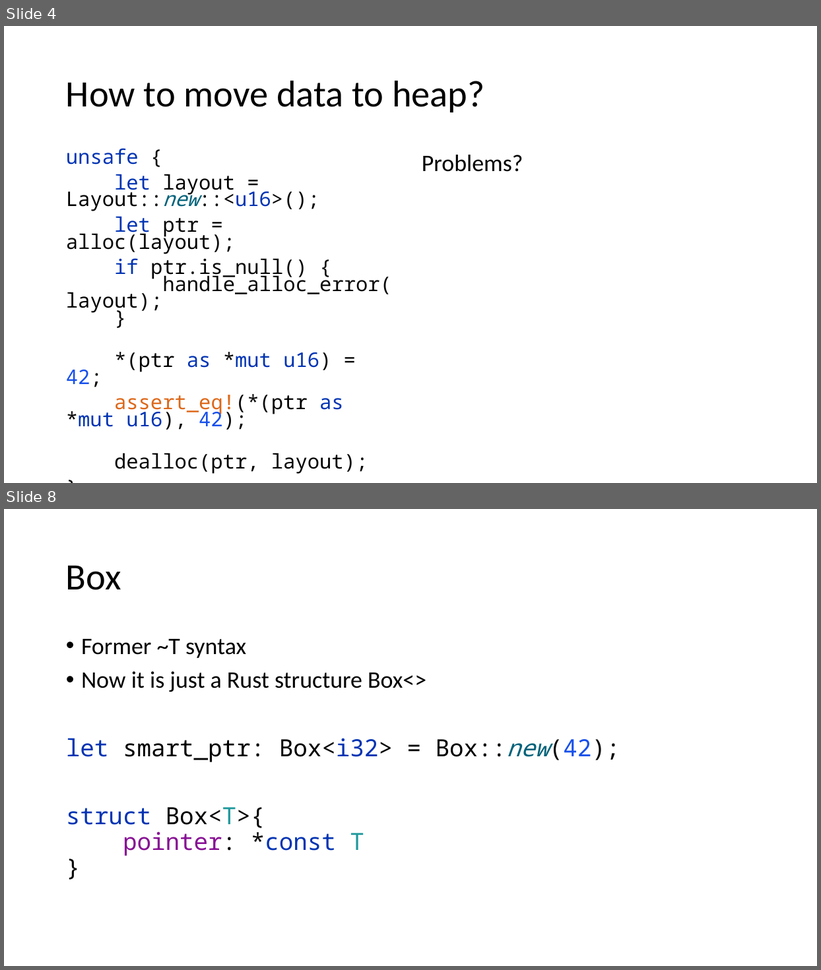
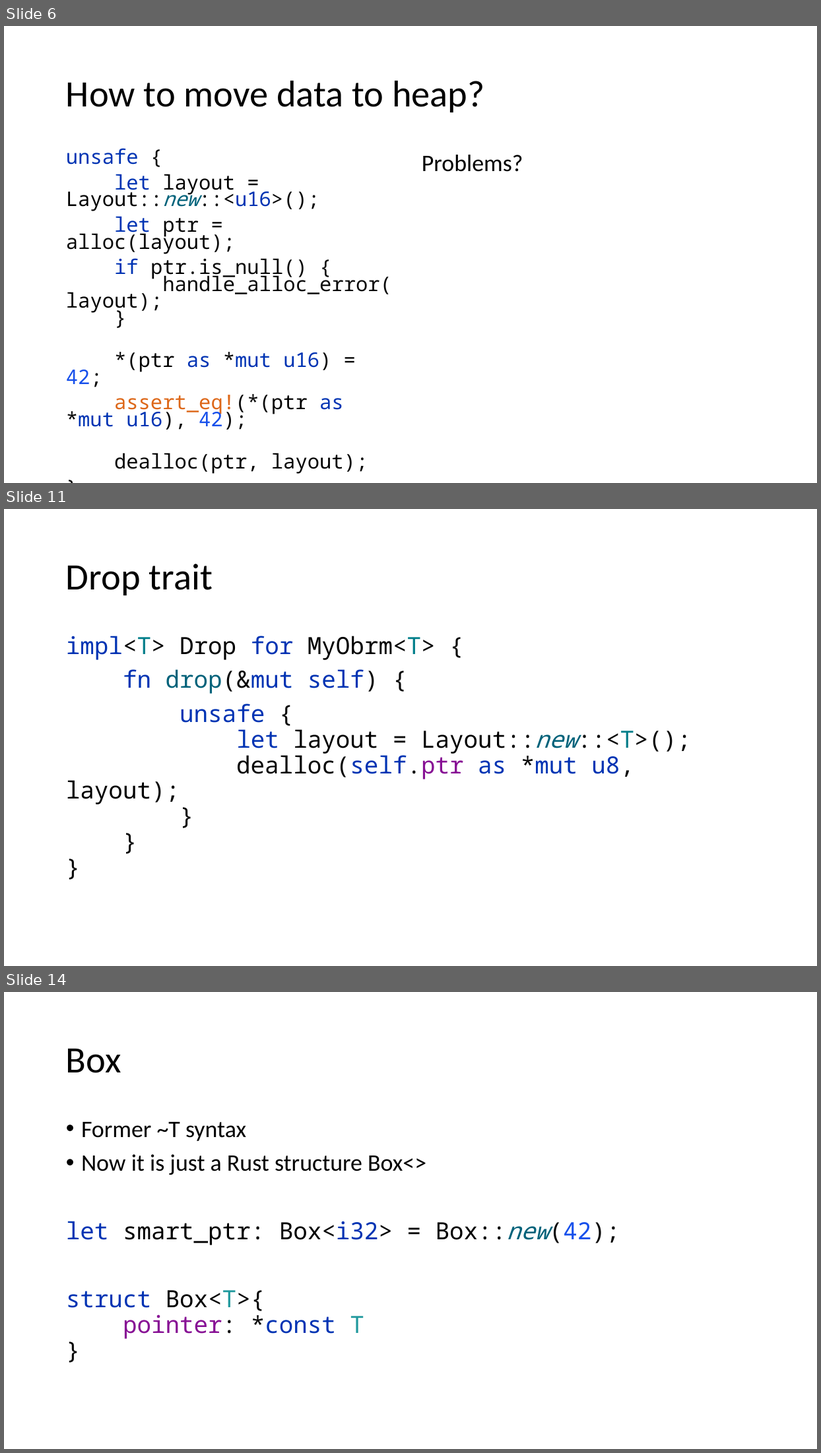
Before and after one commit to kugushev/course-rust-basics, a slide deck: pres/04-SmartPointers.pptx. Shown one above the other, each under a label of ours: slides 4 and 8 before the commit, slides 6, 11 and 14 after it; the slides between them are not shown. The pictures are 821x970 and 821x1453 pixels, drawn with LibreOffice and Linux fonts; fonts in the diff are those of the drawing. Boxes give left, top, right and bottom in pixels: in the first picture for what was removed or moved away, otherwise in the second. Text is boxed around its words. In the diff, an @@ line names an element or a change of style, - is before the commit and + after.

```diff
--- a/pres/04-SmartPointers.pptx
+++ b/pres/04-SmartPointers.pptx
@@ slide 11 added at box(4, 509, 817, 966), background #FFFFFF @@
@@ title added at box(66, 564, 213, 595), 44 pt, text #000000 @@
+Drop trait
@@ text added at box(66, 636, 691, 805), 28 pt, text #0033B3 @@
+impl<T> Drop for MyObrm<T> {
+fn drop(&mut self) {
+unsafe {
+let layout = Layout::new::<T>();
+dealloc(self.ptr as *mut u8, layout);
+}
+}
+}
@@ what was slide 4 is now slide 6 @@
@@ what was slide 8 is now slide 14 @@
```
Also in this commit, not shown: 1 slide changed, 5 other slides added, 3 other files.
